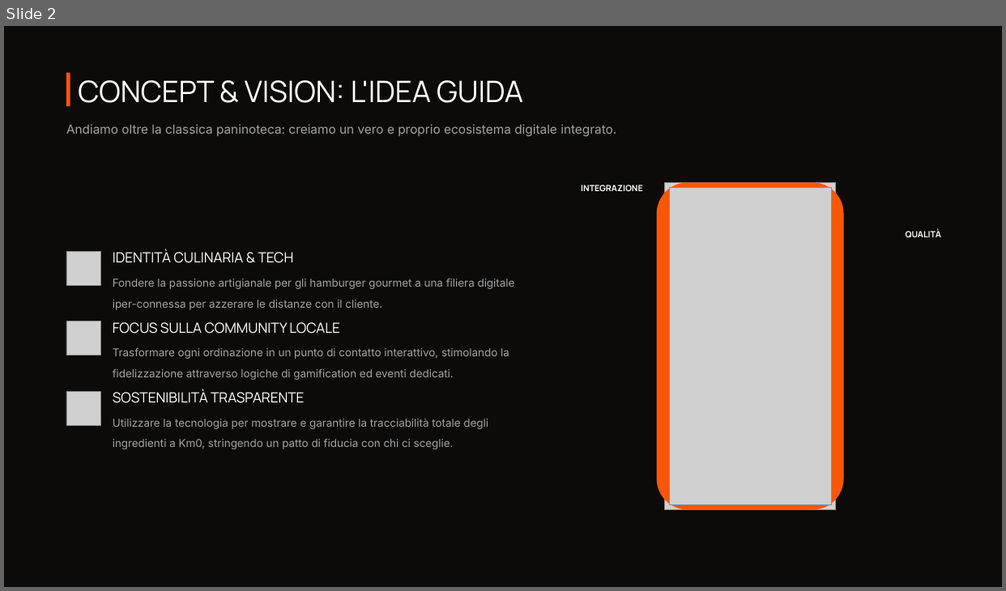
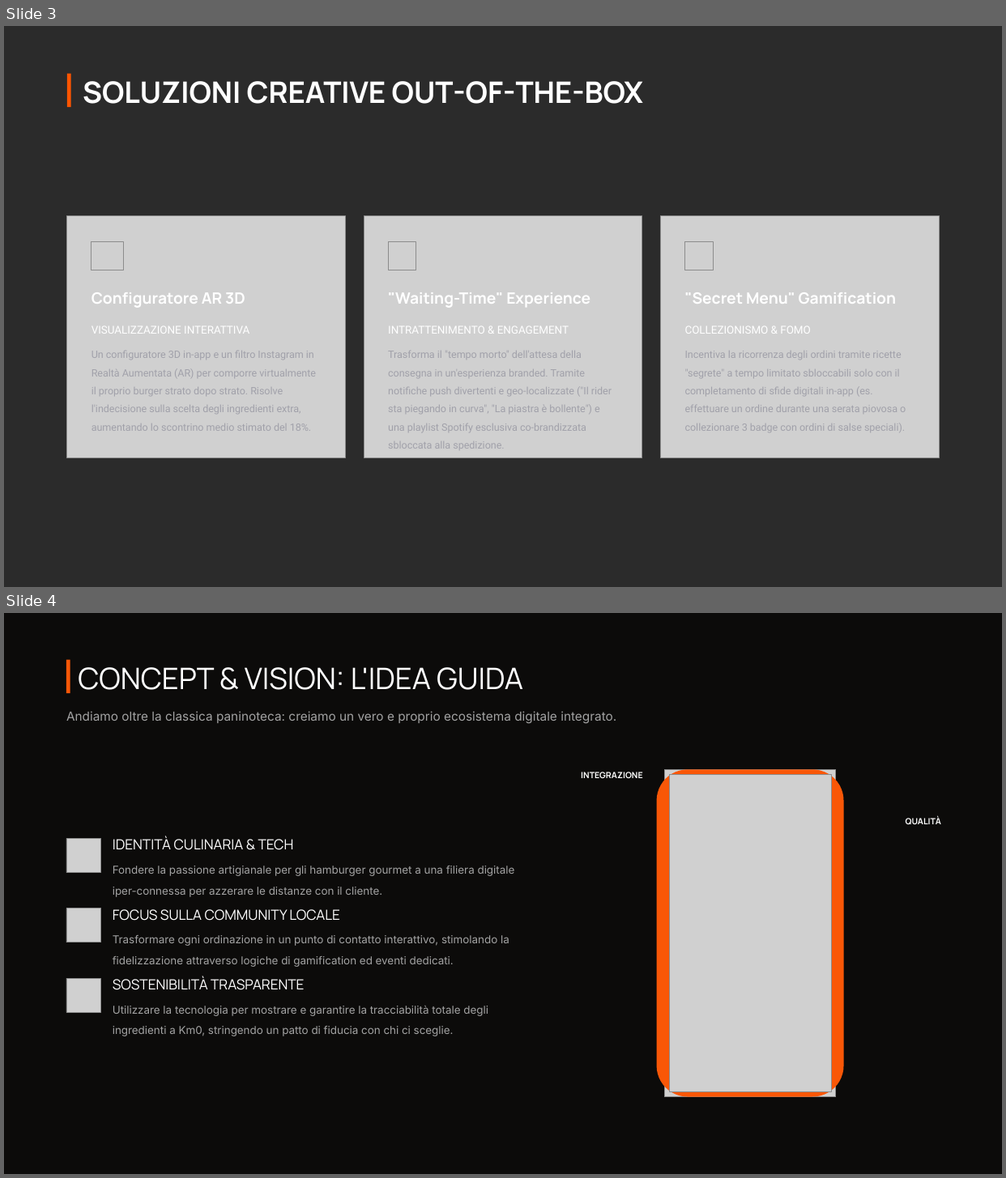
Before and after one commit to Jack-Ark-01/JustBurgerProjectWork, a slide deck: SecondaSuddivisioneGruppi/Logica/Materiale PPT/PPT VERSIONE FINALE.pptx. Shown one above the other, each under a label of ours: slide 2 before the commit, slides 3 and 4 after it. The pictures are 1006x591 and 1006x1178 pixels, drawn with LibreOffice and Linux fonts; fonts in the diff are those of the drawing; grey boxes stand for pictures; background and template pictures are left out; a plain dark background stands for a picture behind light text. Boxes give left, top, right and bottom in pixels: in the first picture for what was removed or moved away, otherwise in the second. Text is boxed around its words. In the diff, an @@ line names an element or a change of style, - is before the commit and + after.

Commit message:
Ultima modifica 29/06, ppt no copywriting, no images

```diff
--- a/SecondaSuddivisioneGruppi/Logica/Materiale PPT/PPT VERSIONE FINALE.pptx
+++ b/SecondaSuddivisioneGruppi/Logica/Materiale PPT/PPT VERSIONE FINALE.pptx
@@ slide 3 added at bbox=[4, 26, 1002, 587], background picture (left out) @@
@@ rectangle added at bbox=[67, 74, 70, 108], fill #FF5500 @@
@@ text added at bbox=[83, 81, 643, 104], 28.5 pt, text #FFFFFF, bold @@
+SOLUZIONI CREATIVE OUT-OF-THE-BOX
@@ picture added at bbox=[67, 216, 345, 458] @@
@@ picture added at bbox=[364, 216, 642, 458] @@
@@ picture added at bbox=[661, 216, 939, 458] @@
@@ picture added at bbox=[91, 241, 124, 270] @@
@@ picture added at bbox=[388, 241, 416, 270] @@
@@ picture added at bbox=[685, 241, 714, 270] @@
@@ text added at bbox=[91, 292, 245, 308], 15 pt, text #FFFFFF, bold @@
+Configuratore AR 3D
@@ text added at bbox=[388, 292, 590, 307], 15 pt, text #FFFFFF, bold @@
+"Waiting-Time" Experience
@@ text added at bbox=[685, 292, 896, 304], 15 pt, text #FFFFFF, bold @@
+"Secret Menu" Gamification
@@ text added at bbox=[91, 327, 249, 334], 10.5 pt, text #FFFFFF @@
+VISUALIZZAZIONE INTERATTIVA
@@ text added at bbox=[388, 327, 569, 334], 10.5 pt, text #FFFFFF @@
+INTRATTENIMENTO & ENGAGEMENT
@@ text added at bbox=[685, 327, 811, 334], 10.5 pt, text #FFFFFF @@
+COLLEZIONISMO & FOMO
@@ text added at bbox=[91, 351, 316, 431], 9.8 pt, text #A1A1AA @@
+Un configuratore 3D in-app e un filtro Instagram in Realtà Aumentata (AR) per comporre virtualmente il proprio burger strato dopo strato. Risolve l'indecisione sulla scelta degli ingredienti extra, aumentando lo scontrino medio stimato del 18%.
@@ text added at bbox=[388, 351, 612, 433], 9.8 pt, text #A1A1AA @@
+Trasforma il "tempo morto" dell'attesa della consegna in un'esperienza branded. Tramite notifiche push divertenti e geo-localizzate ("Il rider sta piegando in curva", "La piastra è bollente") e una playlist Spotify esclusiva co-brandizzata sbloccata alla spedizione.
@@ text added at bbox=[685, 351, 906, 433], 9.8 pt, text #A1A1AA @@
+Incentiva la ricorrenza degli ordini tramite ricette "segrete" a tempo limitato sbloccabili solo con il completamento di sfide digitali in-app (es. effettuare un ordine durante una serata piovosa o collezionare 3 badge con ordini di salse speciali).
@@ what was slide 2 is now slide 4 @@
```
Also in this commit, not shown: 1 other slide added, 1 other file.
